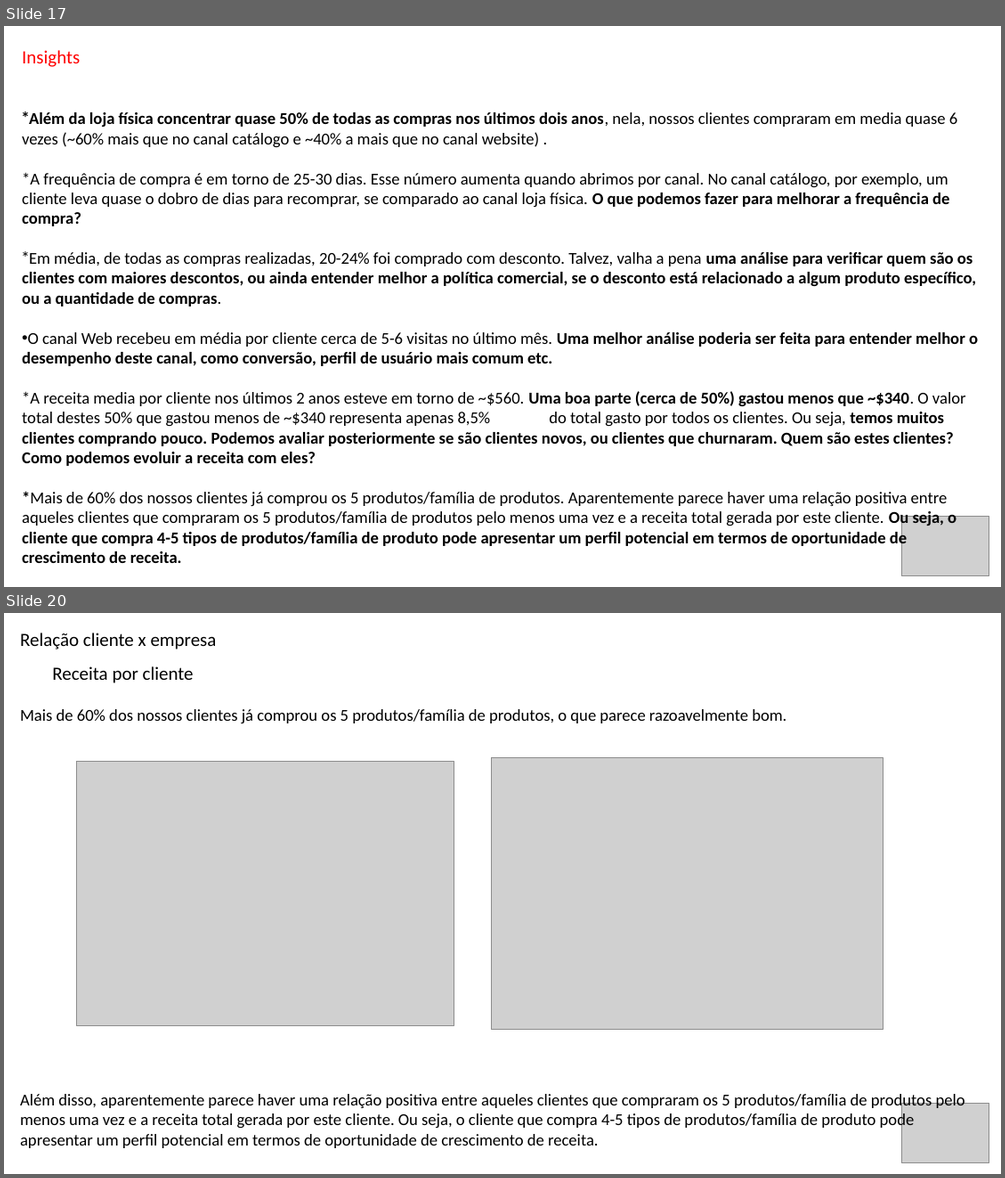
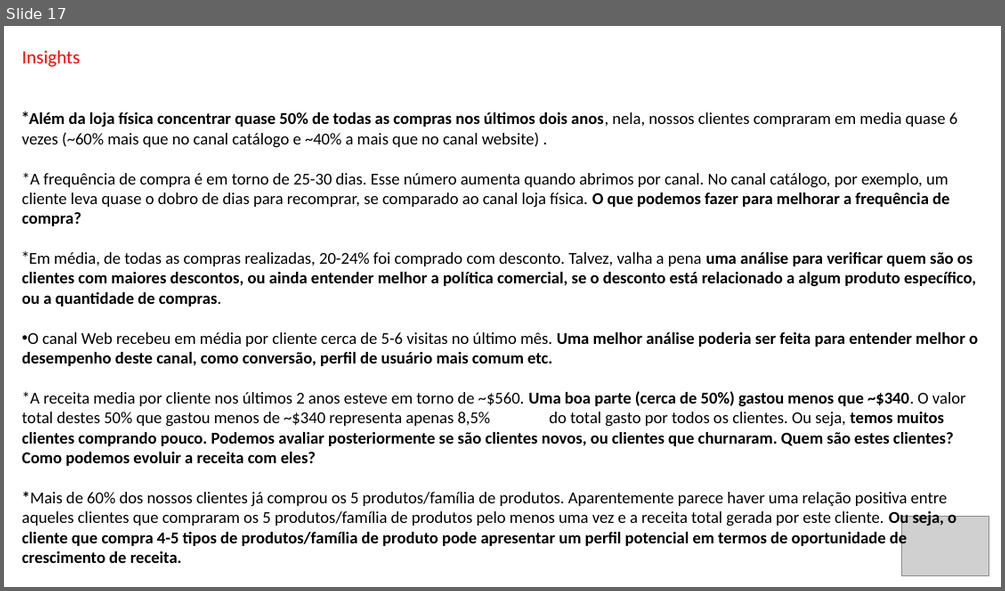
Before and after one commit to Danielgmelo/ifood, a slide deck: my_project/iFood CRM Data Analyst Case.pptx. Shown one above the other, each under a label of ours: slides 17 and 20 before the commit, slide 17 after it; the slides between them are not shown. The pictures are 1005x1178 and 1005x591 pixels, drawn with LibreOffice and Linux fonts; fonts in the diff are those of the drawing; grey boxes stand for pictures. Boxes give left, top, right and bottom in pixels: in the first picture for what was removed or moved away, otherwise in the second. Text is boxed around its words. In the diff, an @@ line names an element or a change of style, - is before the commit and + after.

```diff
--- a/my_project/iFood CRM Data Analyst Case.pptx
+++ b/my_project/iFood CRM Data Analyst Case.pptx
@@ slide 20 removed at (x1=4, y1=613, x2=1001, y2=1174), background #FFFFFF @@
@@ text removed at (x1=20, y1=633, x2=217, y2=649) @@
-Relação cliente x empresa
@@ text removed at (x1=52, y1=666, x2=194, y2=683) @@
-Receita por cliente
@@ text removed at (x1=20, y1=709, x2=786, y2=723) @@
-Mais de 60% dos nossos clientes já comprou os 5 produtos/família de produtos, o que parece razoavelmente bom.
@@ picture removed at (x1=77, y1=761, x2=454, y2=1025) @@
@@ picture removed at (x1=491, y1=758, x2=882, y2=1030) @@
@@ text removed at (x1=20, y1=1092, x2=965, y2=1148) @@
-Além disso, aparentemente parece haver uma relação positiva entre aqueles clientes que compraram os 5 produtos/família de produtos pelo menos uma vez e a receita total gerada por este cliente. Ou seja, o cliente que compra 4-5 tipos de produtos/família de produto pode apresentar um perfil potencial em termos de oportunidade de crescimento de receita.
@@ picture removed at (x1=901, y1=1103, x2=989, y2=1163) @@
```
Also in this commit, not shown: 3 slides changed, 10 slides added, 8 other files.
